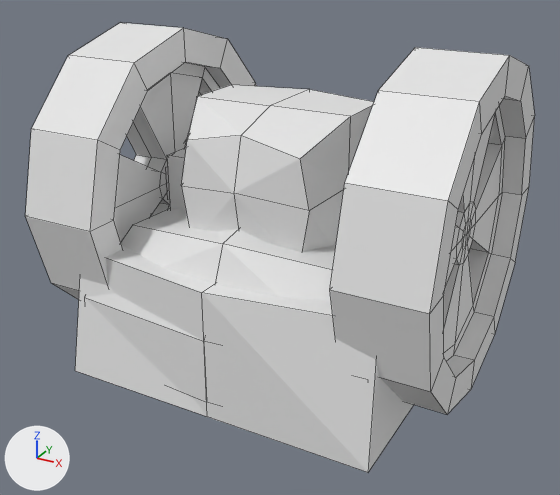
An edit to the Blender file Resources/BlendFiles/Robot Bodies.blend, drawn before and after from the same camera.
Camera for both pictures: a 50 mm lens placed at (1.076, -2.023, 1.343), pointed at (-0.054, 0.032, 0.315). The axes (+X, +Y, +Z) are drawn at lower left. The lights are the same throughout. Mesh edges are drawn as thin lines.

In view in the first picture: 'RobotBody_01', 'RobotBody_02', 'RobotBody_03'.
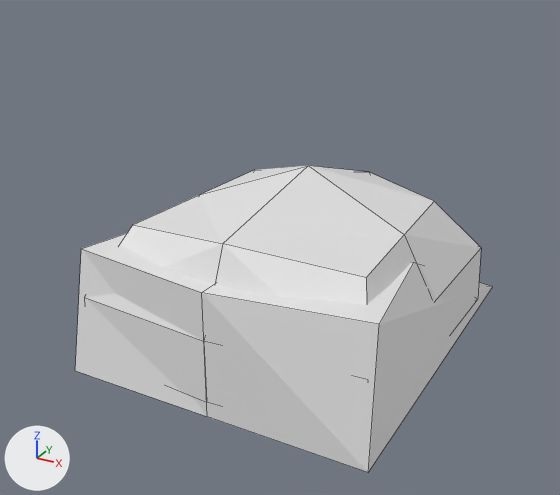
Boxes (x1, y1, x2, y2) around the edits, measured in the pictures (560 x 495 px):
'RobotBody_03', hidden: before (25, 23, 535, 414)
'RobotBody_01', unchanged, uncovered by the edit: before (84, 208, 336, 402); after (84, 166, 481, 402)

The change, as a diff of the scene's bpy script:
```diff
--- a/Resources/BlendFiles/Robot Bodies.blend.py
+++ b/Resources/BlendFiles/Robot Bodies.blend.py
@@ ob_robotbody_03 @@
 _m = ob_robotbody_03.modifiers.new('Mirror', 'MIRROR')
 _m.use_clip = True
+ob_robotbody_03.hide_viewport = True
```
